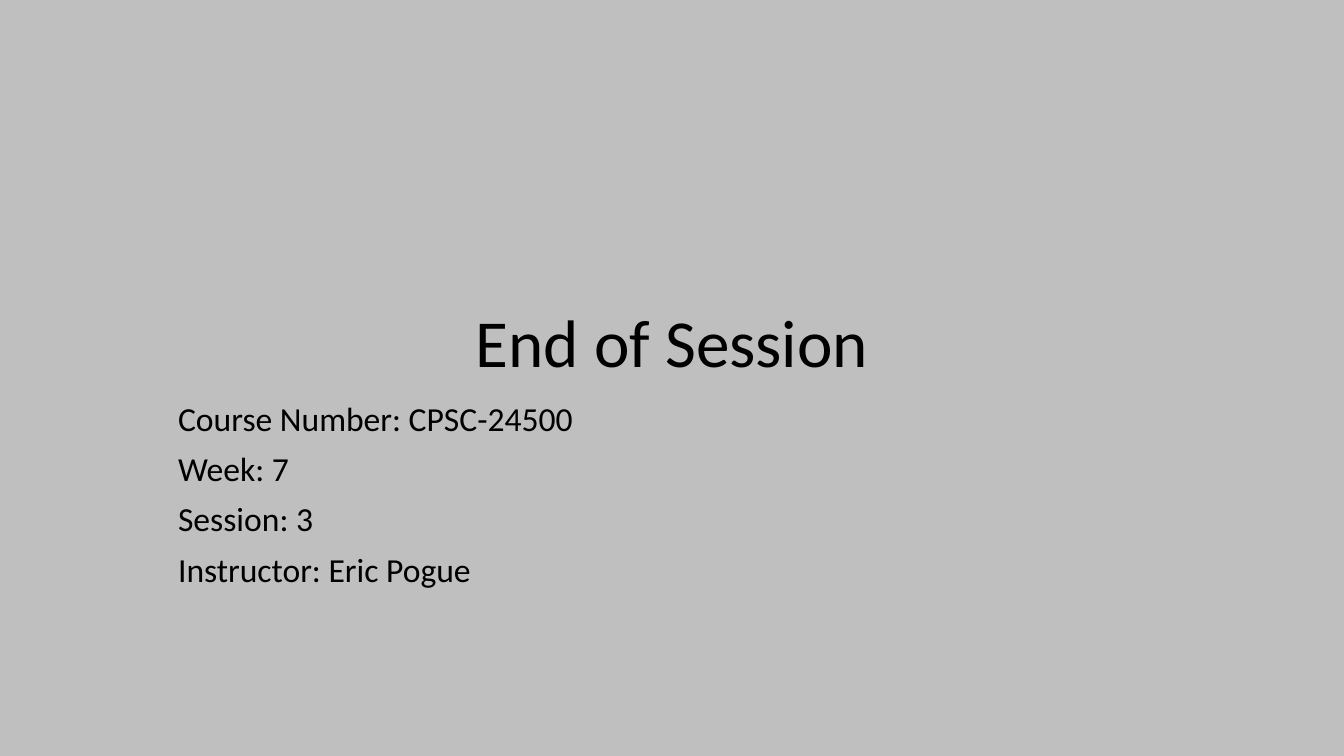
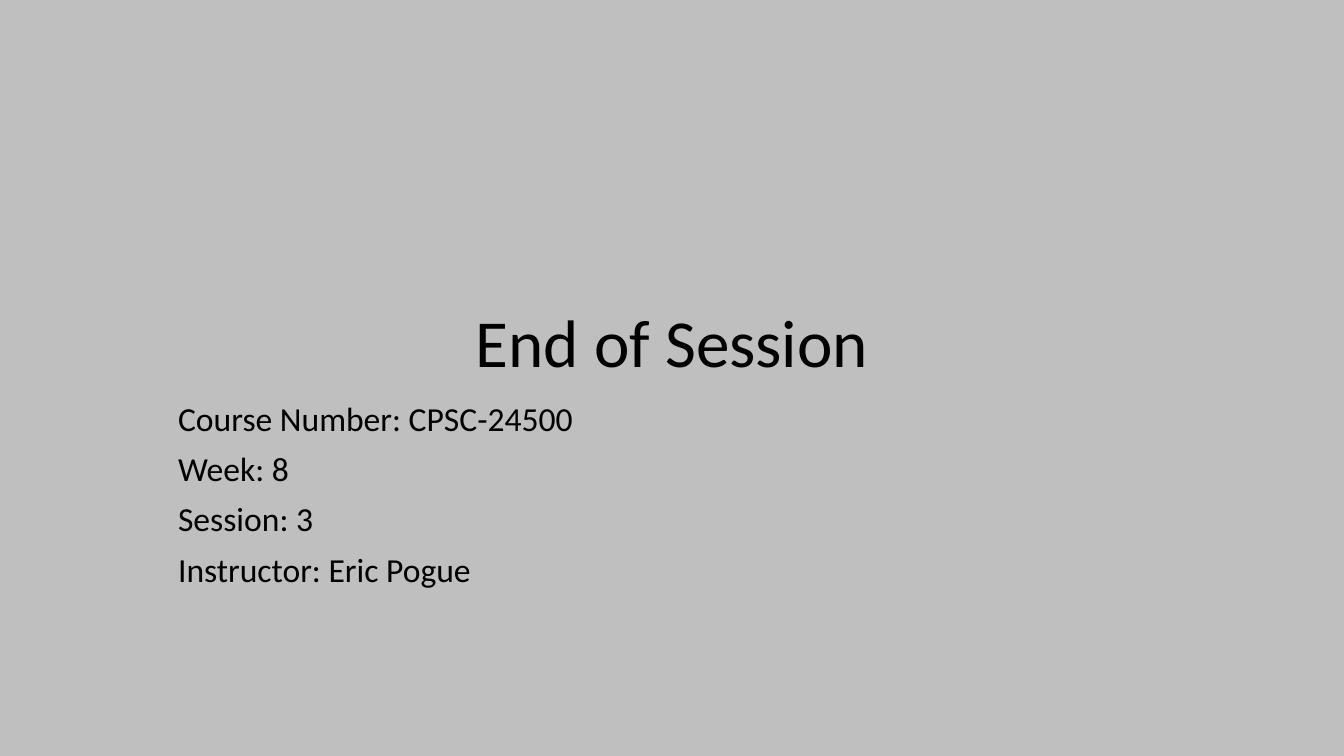
Before and after one commit to EricJPogue/www-epogue-info, a slide deck: slide 41 of CPSC-24500/Week08/2017SpringW08Slides.pptx (slide 28 before the commit). Drawn at 1344x756 pixels with LibreOffice and Linux fonts; fonts in the diff are those of the drawing. Boxes give left, top, right and bottom in pixels: in the first picture for what was removed or moved away, otherwise in the second. Text is boxed around its words. In the diff, an @@ line names an element or a change of style, - is before the commit and + after.

```diff
--- a/CPSC-24500/Week08/2017SpringW08Slides.pptx
+++ b/CPSC-24500/Week08/2017SpringW08Slides.pptx
@@ subtitle at [178,457,289,482]: text changed @@
-Week: 7
+Week: 8
```
Also in this commit, not shown: 6 other slides changed, 17 slides added, 14 slides removed, 6 other files.
